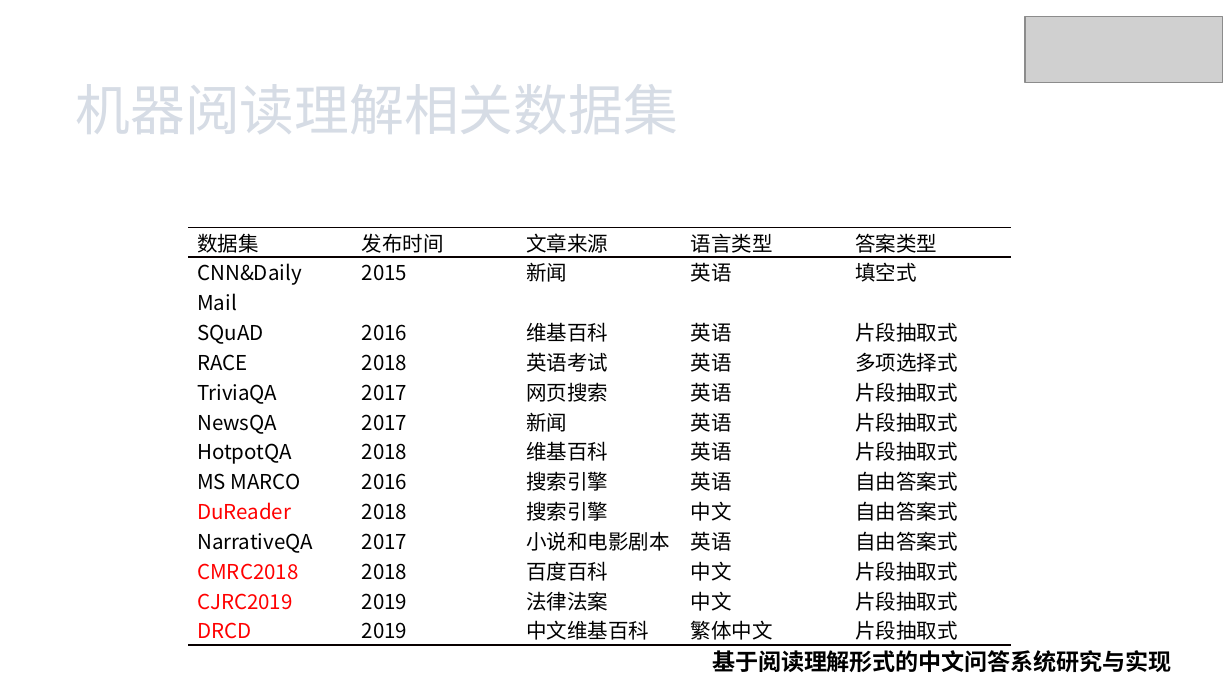
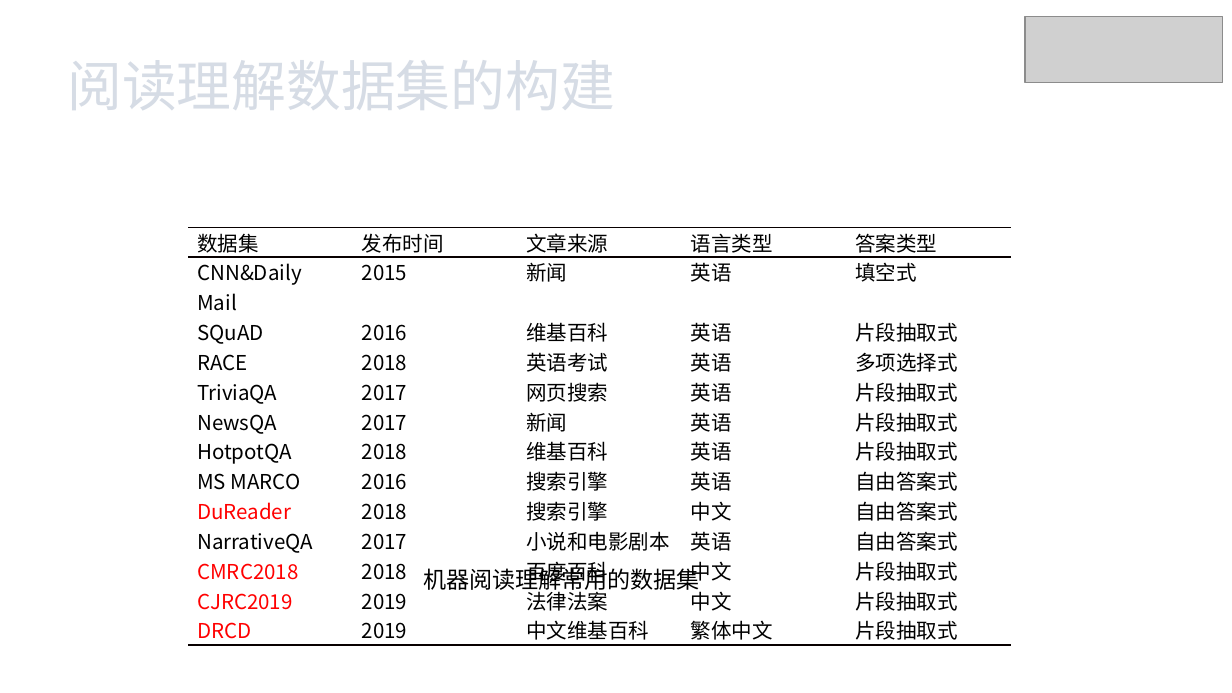
Before and after one commit to xhsun1997/ChineseMRC, a slide deck: slide 16 of 孙相会.pptx (slide 13 before the commit). Drawn at 1232x693 pixels with LibreOffice and Linux fonts; fonts in the diff are those of the drawing; grey boxes stand for pictures. Boxes give left, top, right and bottom in pixels: in the first picture for what was removed or moved away, otherwise in the second. Text is boxed around its words. In the diff, an @@ line names an element or a change of style, - is before the commit and + after.

```diff
--- a/孙相会.pptx
+++ b/孙相会.pptx
@@ text at (67,60,615,110): text changed @@
-机器阅读理解相关数据集
+阅读理解数据集的构建
@@ text added at (423,565,699,594), 13.5 pt, text #000000 @@
+机器阅读理解常用的数据集
@@ text removed at (712,650,1172,672) @@
-基于阅读理解形式的中文问答系统研究与实现
```
Also in this commit, not shown: 13 other slides changed, 7 slides added, 8 slides removed, 2 other files.
